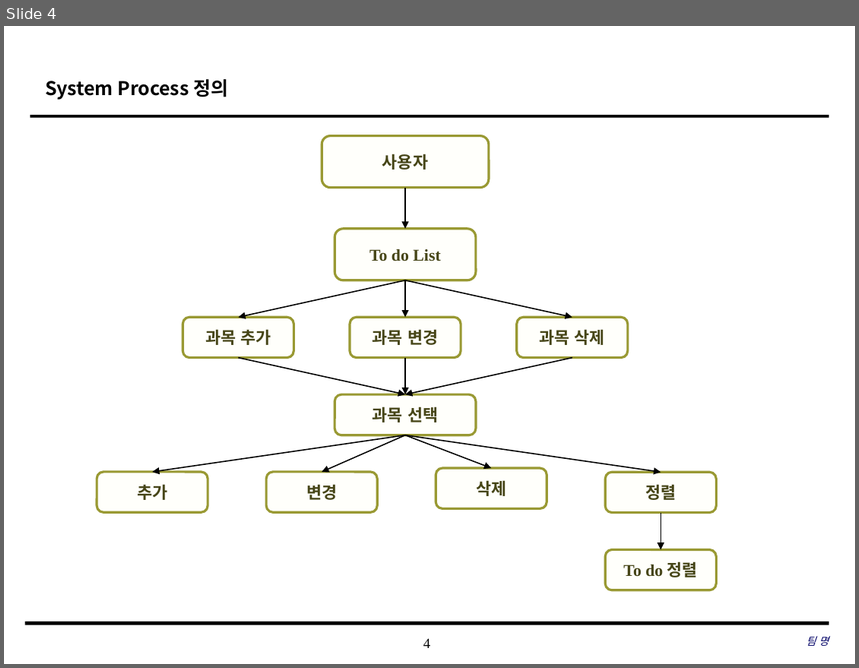
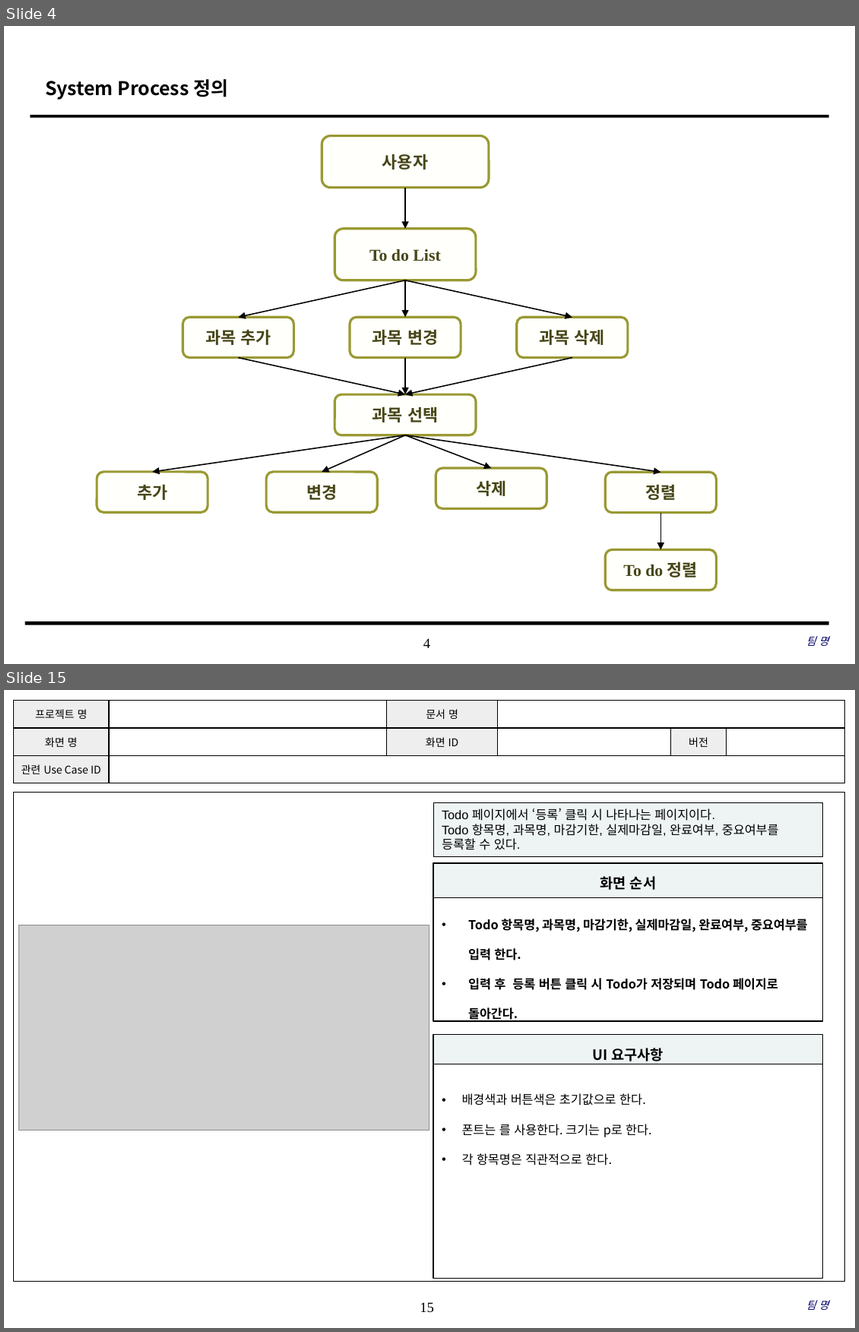
Before and after one commit to SE-admin/7, a slide deck: doc/3_ 설계서/UI Design Template.pptx. Shown one above the other, each under a label of ours: slide 4 before the commit, slides 4 and 15 after it; the slides between them are not shown. The pictures are 859x668 and 859x1332 pixels, drawn with LibreOffice and Linux fonts; fonts in the diff are those of the drawing; grey boxes stand for pictures; background and template pictures are left out. Boxes give left, top, right and bottom in pixels: in the first picture for what was removed or moved away, otherwise in the second. Text is boxed around its words. In the diff, an @@ line names an element or a change of style, - is before the commit and + after.

```diff
--- a/doc/3_ 설계서/UI Design Template.pptx
+++ b/doc/3_ 설계서/UI Design Template.pptx
@@ slide 15 added at [4,690,855,1328], background #FFFFFF; not listed: 1 template element that a slide beside it also shows @@
@@ table added at [13,700,844,783], 3 rows, 6 columns @@
+프로젝트 명 |  | 문서 명 |  |  | 
+화면 명 |  | 화면 ID |  | 버전 | 
+관련 Use Case ID |  |  |  |  | 
@@ rectangle added at [13,792,845,1281], outline #000000 0.75 pt @@
@@ rectangle added at [434,803,824,857], fill #EEF4F4, outline #000000 0.75 pt, 10.5 pt, text #000000 @@
+Todo 페이지에서 ‘등록’ 클릭 시 나타나는 페이지이다.
+Todo 항목명, 과목명, 마감기한, 실제마감일, 완료여부, 중요여부를 등록할 수 있다.
@@ rectangle added at [434,863,824,898], fill #EEF4F4, outline #000000 1 pt, 12 pt, text #000000, bold @@
+화면 순서
@@ rectangle added at [434,897,824,1021], fill #FFFFFF, outline #000000 1 pt @@
@@ picture added at [18,925,429,1130] @@
@@ text added at [468,919,808,1022], 10.5 pt, text #000000, bold @@
+• Todo 항목명, 과목명, 마감기한, 실제마감일, 완료여부, 중요여부를 입력 한다.
+• 입력 후 등록 버튼 클릭 시 Todo가 저장되며 Todo 페이지로 돌아간다.
@@ rectangle added at [434,1035,824,1065], fill #EEF4F4, outline #000000 1 pt, 12 pt, text #000000, bold @@
+UI 요구사항
@@ rectangle added at [434,1065,824,1279], fill #FFFFFF, outline #000000 1 pt, 10.5 pt, text #000000 @@
+• 배경색과 버튼색은 초기값으로 한다.
+• 폰트는 를 사용한다. 크기는 p로 한다.
+• 각 항목명은 직관적으로 한다.
@@ text added at [807,1301,829,1310], 9 pt, text #000066, italic @@
+팀 명
```
Also in this commit, not shown: 2 slides changed, 12 other slides added, 1 slide removed.
